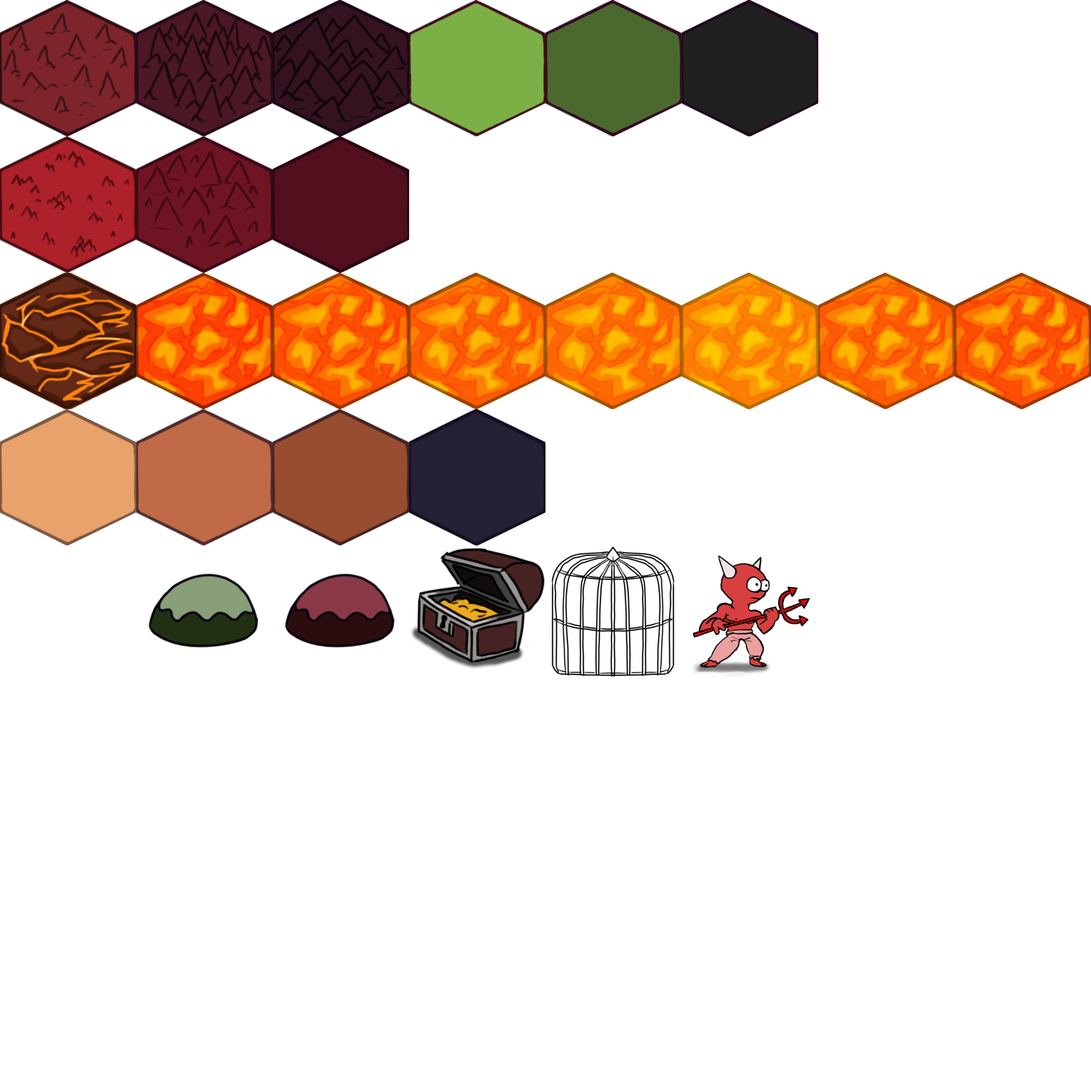
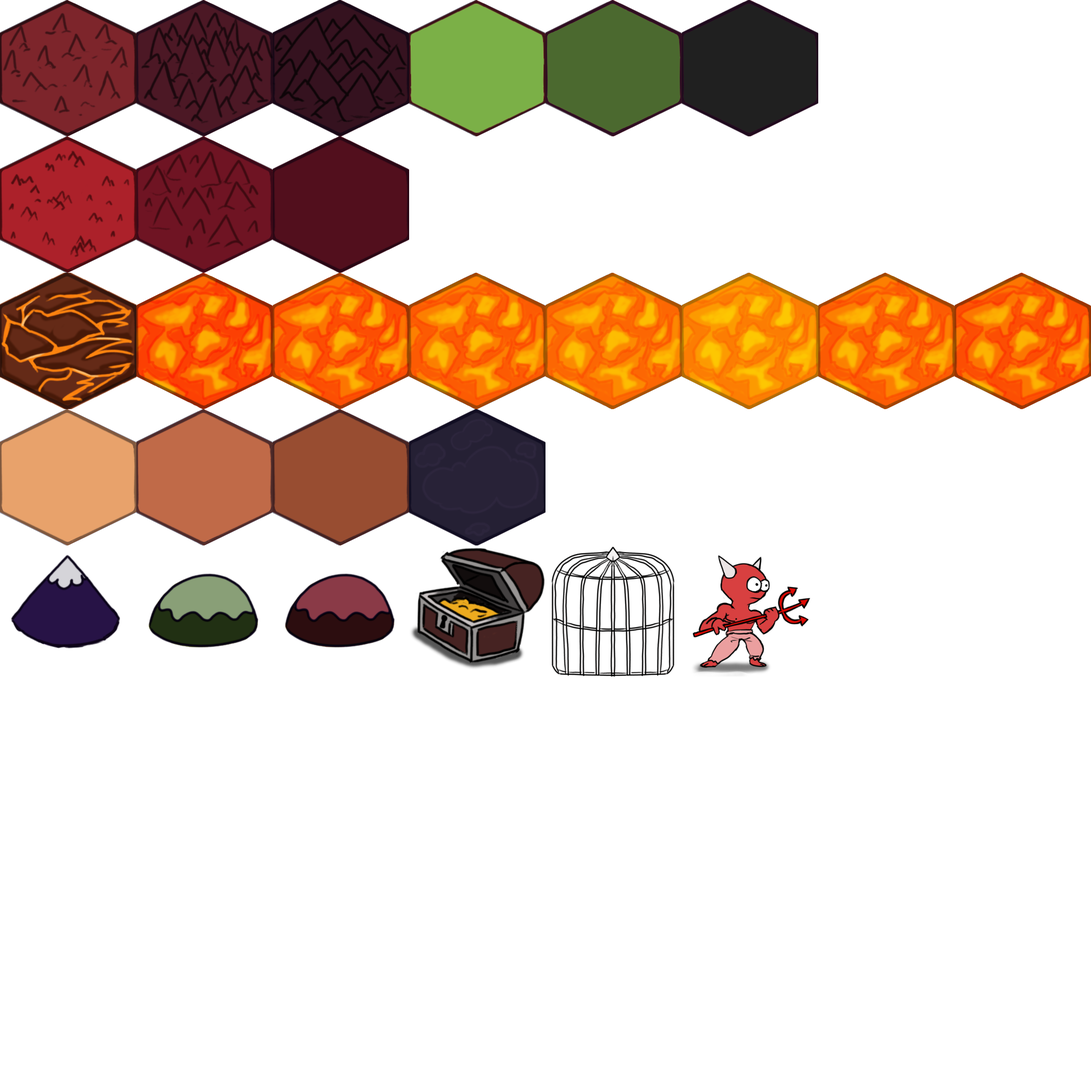
Before/after of a 1091px x 1091px layered artwork. What changed in the layer stack:
pixels changed over (10, 418, 540, 650) (layer not identified)
